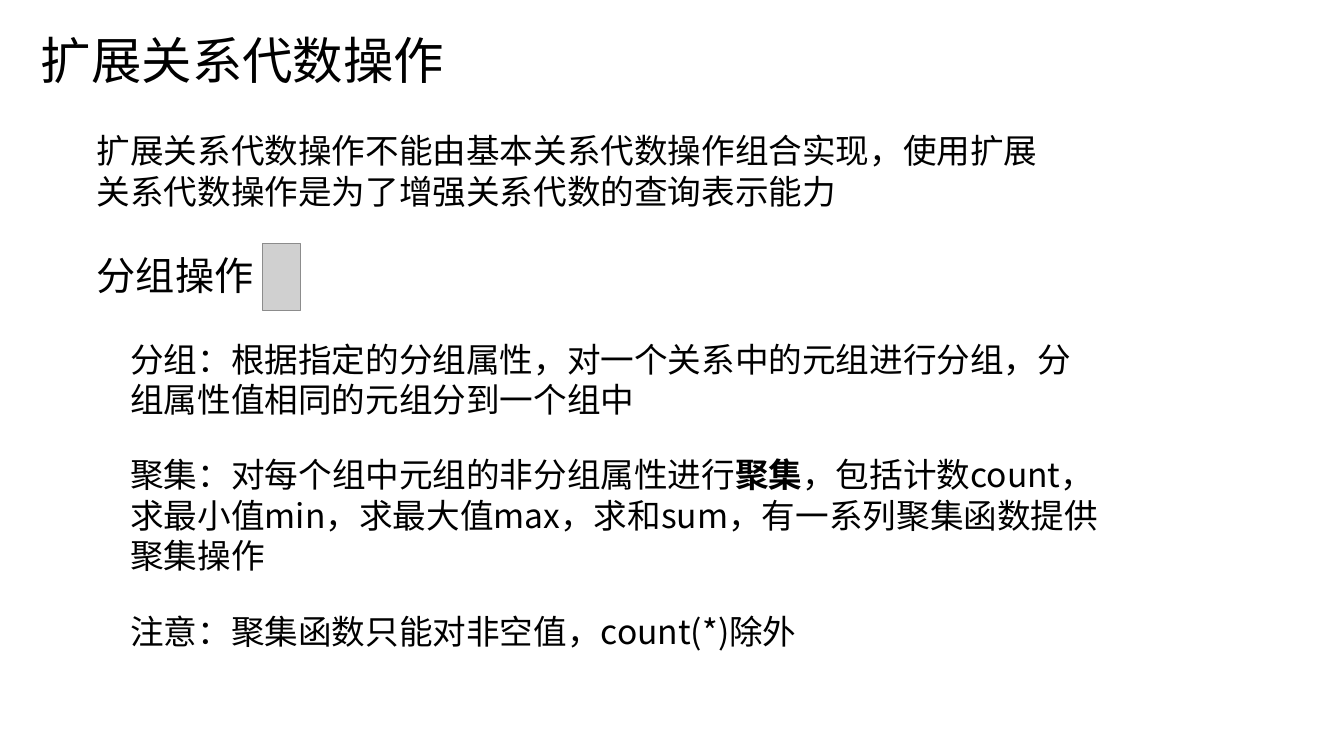
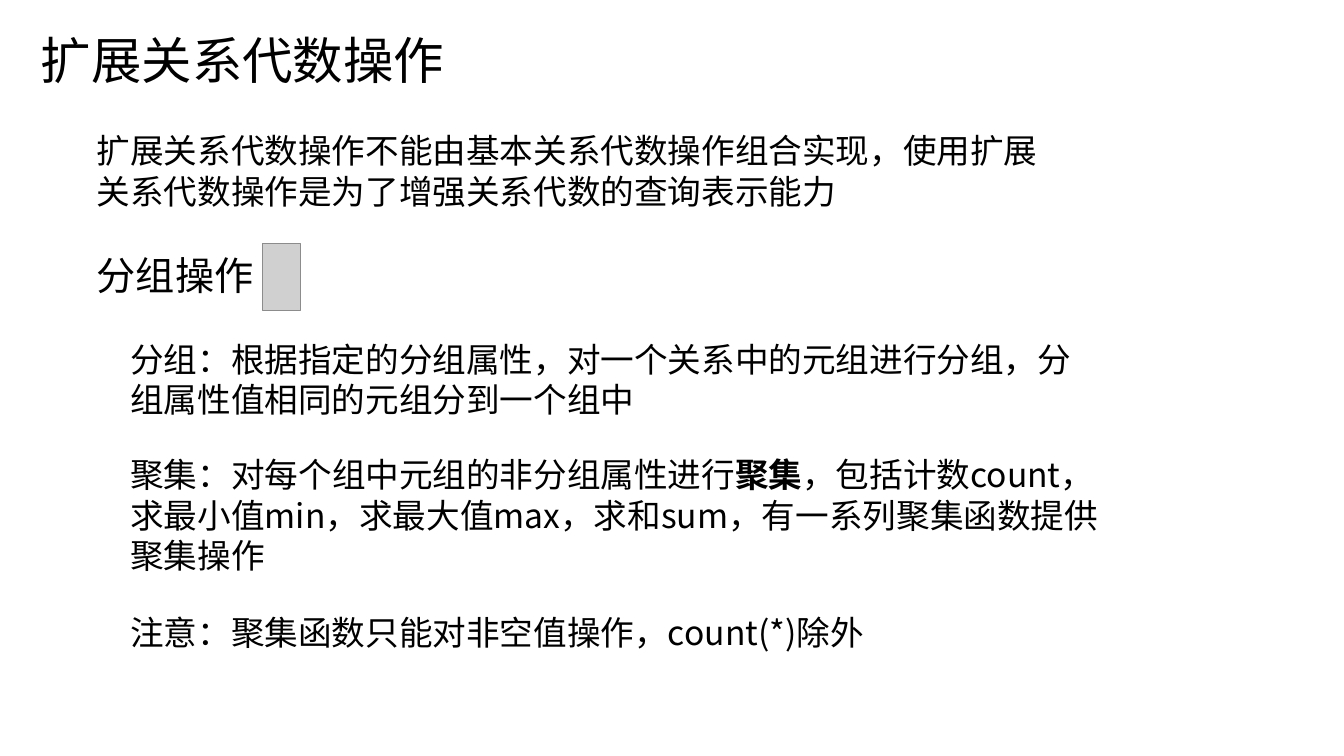
Before and after one commit to y-tanx/HIT-Database-Systems-Course, a slide deck: slide 32 of 第2章 关系数据库/第2章关系数据库.pptx. Drawn at 1344x756 pixels with LibreOffice and Linux fonts; fonts in the diff are those of the drawing; grey boxes stand for pictures. Boxes give left, top, right and bottom in pixels: in the first picture for what was removed or moved away, otherwise in the second. Text is boxed around its words. In the diff, an @@ line names an element or a change of style, - is before the commit and + after.

```diff
--- a/第2章 关系数据库/第2章关系数据库.pptx
+++ b/第2章 关系数据库/第2章关系数据库.pptx
@@ text at (130,616,863,652): text changed @@
-注意：聚集函数只能对非空值，count(*)除外
+注意：聚集函数只能对非空值操作，count(*)除外
```
Also in this commit, not shown: 12 other slides changed.
